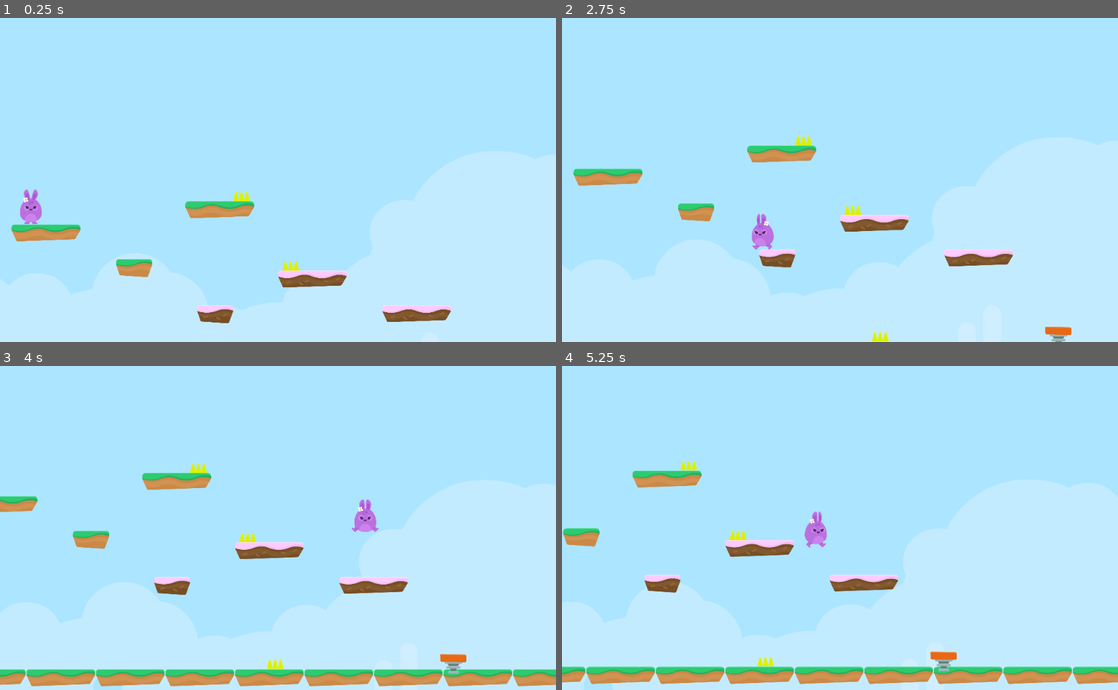
Above: before the commit, frames 1-4 (two rows, left to right).
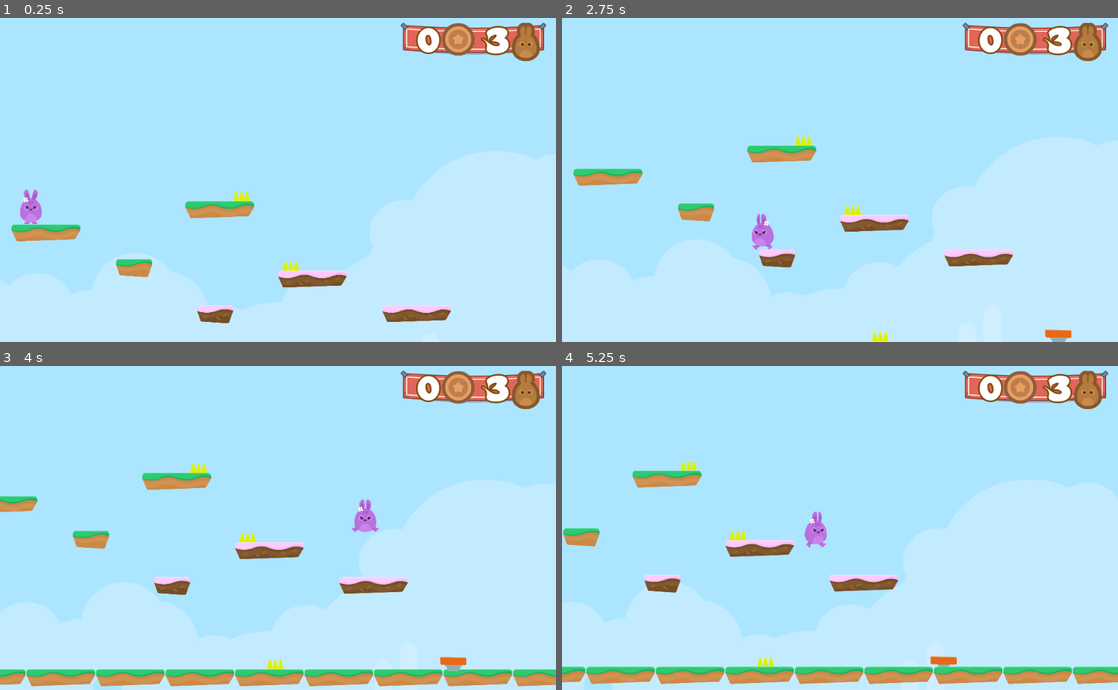
Above: after the commit, the same moments.

Repository: tyrone-serdan/godot-platformer
Game: Godot game, scene res://Scenes/Levels/testLevel.tscn
Two runs of this game, one before a commit and one after it. Both use one fixed random seed, a clock stepped at 60 frames per second and the inputs below.
Inputs:
- Up to frame 1 (0.25 s): no input
- Up to frame 2 (2.75 s): tap Enter at 0.5 s; hold D (move_right) 0.53-2.03 s; tap Space (jump) at 0.77, 1.52 s; hold A (move_left) from 2.03 s (still down)
- Up to frame 3 (4 s): release A (move_left) at 2.78 s; hold D (move_right) from 2.78 s (still down); tap Space (jump) at 3.02, 3.77 s
- Up to frame 4 (5.25 s): release D (move_right) at 4.28 s; hold A (move_left) 4.28-5.03 s; tap Space (jump) at 4.52 s; hold D (move_right) from 5.03 s (still down)

The runs differ from the first frame. In frame 1, 2.3% of the frame differs, in the area x 72-99%, y 1-14%; in frame 2, 2.4%; in frame 3, 2.5%; in frame 4, 2.5%, in the area x 66-99%, y 1-95%.

Commit message:
spaghetti code but we have gui now

Diff:
--- a/Scenes/Items/JumpPad/JumpPad.tscn
+++ b/Scenes/Items/JumpPad/JumpPad.tscn
@@ -44,8 +44,6 @@
 
 [node name="AnimatedSprite" type="AnimatedSprite" parent="."]
 frames = SubResource( 1 )
-animation = "boost"
-frame = 1
 playing = true
 
 [node name="CollisionShape2D" type="CollisionShape2D" parent="."]
--- a/Scenes/Levels/GameState.gd
+++ b/Scenes/Levels/GameState.gd
@@ -1,11 +1,13 @@
 extends Node2D
 
-onready var player = $Player
+var player
 
 var pHealth
 var pCoordY
 var wLimit
 
+func _ready():
+	player = get_node("Player")
 
 func _process(_float):
 	pHealth = player.HEALTH
--- /dev/null
+++ b/Scenes/Misc/GUI/ContainerGUI.gd
@@ -0,0 +1,10 @@
+extends HBoxContainer
+
+
+onready var lCount = $LifeCount
+onready var cCount = $CoinCount
+
+
+func updateText(health, coins):
+	lCount.text = str(health)
+	cCount.text = str(coins)
--- /dev/null
+++ b/Scenes/Misc/GUI/GUI.gd
@@ -0,0 +1,12 @@
+extends CanvasLayer
+
+onready var player = get_parent()
+var pHealth
+var pCoins
+
+signal updateText
+
+func _process(_delta):
+	pHealth = player.get("HEALTH")
+	pCoins = 0
+	emit_signal("updateText", pHealth, pCoins)
--- /dev/null
+++ b/Scenes/Misc/GUI/GUI.tscn
@@ -0,0 +1,86 @@
+[gd_scene load_steps=9 format=2]
+
+[ext_resource path="res://GFX/HUD/bannerHanging.png" type="Texture" id=1]
+[ext_resource path="res://GFX/HUD/coin_bronze.png" type="Texture" id=2]
+[ext_resource path="res://GFX/HUD/lifes.png" type="Texture" id=3]
+[ext_resource path="res://Fonts/candles_.ttf" type="DynamicFontData" id=4]
+[ext_resource path="res://Scenes/Misc/GUI/GUI.gd" type="Script" id=5]
+[ext_resource path="res://Scenes/Misc/GUI/ContainerGUI.gd" type="Script" id=6]
+
+[sub_resource type="DynamicFont" id=1]
+size = 64
+outline_size = 3
+outline_color = Color( 0.521569, 0.294118, 0.0509804, 1 )
+use_filter = true
+font_data = ExtResource( 4 )
+
+[sub_resource type="DynamicFont" id=2]
+size = 64
+outline_size = 3
+outline_color = Color( 0.521569, 0.294118, 0.0509804, 1 )
+use_filter = true
+font_data = ExtResource( 4 )
+
+[node name="GUI" type="CanvasLayer" groups=["GUI"]]
+script = ExtResource( 5 )
+
+[node name="Control" type="Control" parent="."]
+anchor_right = 1.0
+anchor_bottom = 1.0
+__meta__ = {
+"_edit_use_anchors_": false
+}
+
+[node name="TextureRect" type="TextureRect" parent="Control"]
+anchor_left = 1.0
+anchor_right = 1.0
+margin_left = -286.0
+margin_top = 10.0
+margin_bottom = 59.0
+texture = ExtResource( 1 )
+__meta__ = {
+"_edit_use_anchors_": false
+}
+
+[node name="HBoxContainer" type="HBoxContainer" parent="Control/TextureRect"]
+anchor_right = 1.0
+anchor_bottom = 1.0
+margin_left = 12.0
+margin_right = -30.0
+margin_bottom = -30.0
+alignment = 1
+script = ExtResource( 6 )
+__meta__ = {
+"_edit_use_anchors_": false
+}
+
+[node name="CoinCount" type="Label" parent="Control/TextureRect/HBoxContainer"]
+margin_right = 60.0
+margin_bottom = 82.0
+size_flags_horizontal = 3
+custom_fonts/font = SubResource( 1 )
+text = "0"
+align = 2
+
+[node name="Coin" type="TextureRect" parent="Control/TextureRect/HBoxContainer"]
+margin_left = 64.0
+margin_right = 124.0
+margin_bottom = 82.0
+texture = ExtResource( 2 )
+
+[node name="LifeCount" type="Label" parent="Control/TextureRect/HBoxContainer"]
+margin_left = 128.0
+margin_right = 188.0
+margin_bottom = 82.0
+size_flags_horizontal = 3
+custom_fonts/font = SubResource( 2 )
+text = "0"
+align = 2
+
+[node name="Life" type="TextureRect" parent="Control/TextureRect/HBoxContainer"]
+margin_left = 192.0
+margin_right = 244.0
+margin_bottom = 82.0
+texture = ExtResource( 3 )
+
+[connection signal="updateText" from="." to="Control/TextureRect/HBoxContainer" method="updateText"]
--- a/Scenes/Player/Player.tscn
+++ b/Scenes/Player/Player.tscn
@@ -7,6 +7,7 @@
 [ext_resource path="res://GFX/Background/bg_layer4.png" type="Texture" id=5]
 [ext_resource path="res://GFX/Background/bg_layer2.png" type="Texture" id=6]
 [ext_resource path="res://Scenes/Player/PlayerAudio.gd" type="Script" id=7]
+[ext_resource path="res://Scenes/Misc/GUI/GUI.tscn" type="PackedScene" id=8]
 
 [sub_resource type="CapsuleShape2D" id=1]
 radius = 60.3647
@@ -92,5 +93,7 @@
 [node name="AudioStreamPlayer" type="AudioStreamPlayer" parent="."]
 script = ExtResource( 7 )
 
+[node name="GUI" parent="." instance=ExtResource( 8 )]
+
 [connection signal="animate" from="." to="PlayerAnim" method="_on_Player_animate"]
 [connection signal="playSound" from="." to="AudioStreamPlayer" method="playSound"]
Not shown: 1 places in Scenes/Player/Player.tscn that only renumber resources
